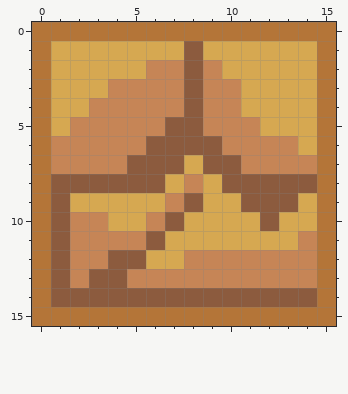
Two versions of one pixel-art sprite, Scenes/Worlds/StageOne/Textures/Ground/dirt-008.png. The picture above was drawn from the file before the commit.
The file is 16x16 pixels.
And afterwards:
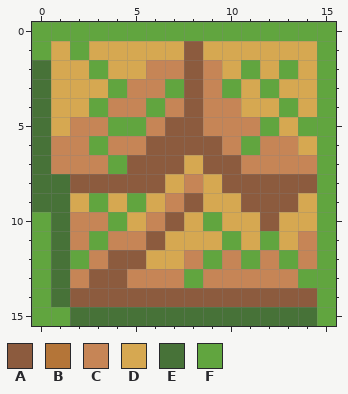
Palette (. is transparent): A #8c5b3e  B #b47538  C #c68556  D #d6a851  E #477238  F #61a53f
Difference:
y 0: x 0..15 BBBBBBBBBBBBBBBB -> FFFFFFFFFFFFFFFF
y 1: x 0 B -> F; x 2 D -> F; x 15 B -> F
y 2: x 0 B -> E; x 3 D -> F; x 11 D -> F; x 13 D -> F; x 15 B -> F
y 3: x 0 B -> E; x 4 C -> F; x 7 C -> F; x 10 C -> F; x 12 D -> F; x 15 B -> F
y 4: x 0 B -> E; x 3 C -> F; x 6 C -> F; x 13 D -> F; x 15 B -> F
y 5: x 0 B -> E; x 4..5 CC -> FF; x 12 D -> F; x 14..15 DB -> FF
y 6: x 0 B -> E; x 3 C -> F; x 11 C -> F; x 15 B -> F
y 7: x 0 B -> E; x 4 C -> F; x 15 B -> F
y 8: x 0..1 BA -> EE; x 15 B -> F
y 9: x 0..1 BA -> EE; x 3 D -> F; x 5 D -> F; x 15 B -> F
y 10: x 0..1 BA -> FE; x 4 D -> F; x 9 D -> F; x 15 B -> F
y 11: x 0..1 BA -> FE; x 3 C -> F; x 10 D -> F; x 12 D -> F; x 15 B -> F
y 12: x 0..2 BAC -> FEF; x 9 C -> F; x 11 C -> F; x 13 C -> F; x 15 B -> F
y 13: x 0..1 BA -> FE; x 8 C -> F; x 14..15 CB -> FF
y 14: x 0..1 BA -> FE; x 15 B -> F
y 15: x 0..15 BBBBBBBBBBBBBBBB -> FFEEEEEEEEEEEEEF
Boxes around the changes in both pictures, in picture pixels (x1, y1, x2, y2):
changed: (32, 22, 336, 326)
